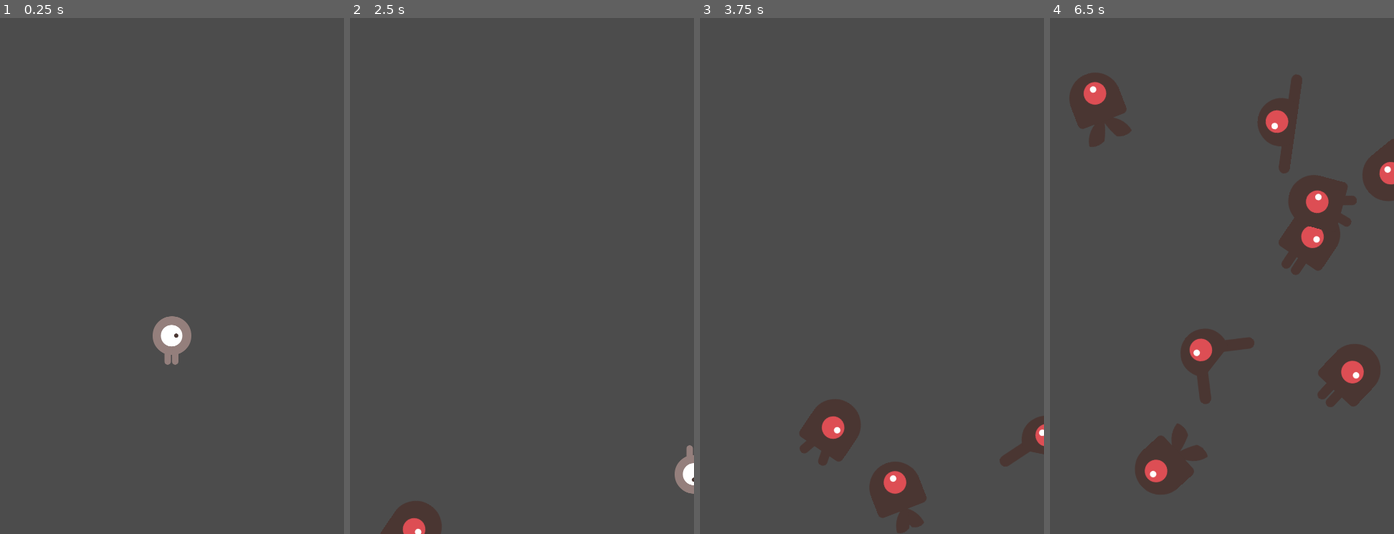
Above: before the commit, frames 1-4 (left to right).
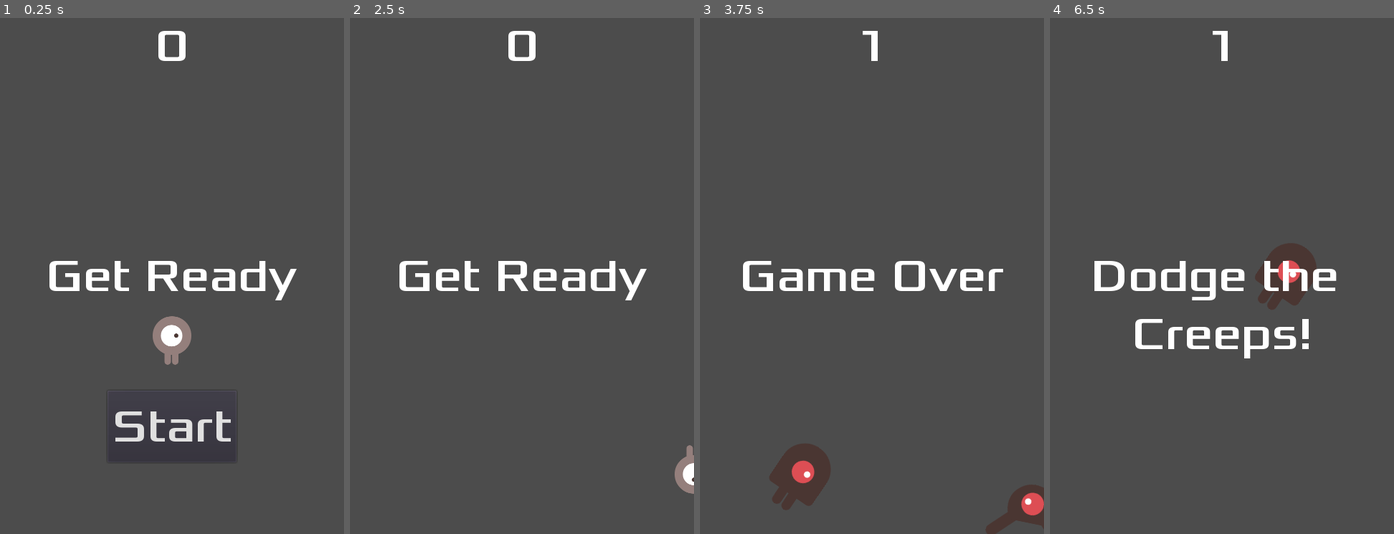
Above: after the commit, the same moments.

Repository: josh-mchugh/godot-dodge-the-creeps
Game: Godot game, scene res://Main.tscn
Two runs of this game, one before a commit and one after it. Both use one fixed random seed, a clock stepped at 60 frames per second and the inputs below.
Inputs (mouse positions are in pixels of both pictures, inside the frame that each line leads up to):
- Up to frame 1 (0.25 s): no input
- Up to frame 2 (2.5 s): click (522, 425) at 0.5 s, where only the run after the commit has a clickable "Start"; tap Enter at 1.25 s; hold Right (move_right) 1.28-2.03 s; hold Down (move_down) from 2.03 s (still down)
- Up to frame 3 (3.75 s): release Down (move_down) at 2.78 s; hold Right (move_right) 2.78-3.53 s; hold Up (move_up) from 3.53 s (still down)
- Up to frame 4 (6.5 s): release Up (move_up) at 4.28 s; hold Left (move_left) 4.28-5.78 s; hold Down (move_down) from 5.78 s (still down)

The runs differ from the first frame. In frame 1, 2.8% of the frame differs, in the area x 14-87%, y 2-83%; in frame 2, 2.8%; in frame 3, 7.5%; in frame 4, 14%, in the area x 5-100%, y 2-93%.

Commit message:
Added Mob scene to group 'mobs' to be removed on new game via Main code

Diff:
--- a/Main.gd
+++ b/Main.gd
@@ -21,18 +21,22 @@
 func game_over():
 	$ScoreTimer.stop()
 	$MobTimer.stop()
+	$HUD.show_game_over()
 
 func new_game():
 	score = 0
+	get_tree().call_group("mobs", "queue_free")
+	$HUD.update_score(score)
+	$HUD.show_message("Get Ready")
 	$Player.start($StartPosition.position)
 	$StartTimer.start()
 
 func _on_Player_hit():
-	pass # Replace with function body.
+	game_over()
 
 func _on_ScoreTimer_timeout():
 	score += 1
-
+	$HUD.update_score(score)
 
 func _on_StartTimer_timeout():
 	$MobTimer.start()
--- a/Main.tscn
+++ b/Main.tscn
@@ -1,8 +1,9 @@
-[gd_scene load_steps=5 format=2]
+[gd_scene load_steps=6 format=2]
 
 [ext_resource path="res://Player.tscn" type="PackedScene" id=1]
 [ext_resource path="res://Main.gd" type="Script" id=2]
 [ext_resource path="res://Mob.tscn" type="PackedScene" id=3]
+[ext_resource path="res://HUD.tscn" type="PackedScene" id=4]
 
 [sub_resource type="Curve2D" id=1]
 _data = {
@@ -34,7 +35,10 @@
 position = Vector2( 1, 0 )
 rotation = 0.00414935
 
+[node name="HUD" parent="." instance=ExtResource( 4 )]
+
 [connection signal="hit" from="Player" to="." method="_on_Player_hit"]
 [connection signal="timeout" from="MobTimer" to="." method="_on_MobTimer_timeout"]
 [connection signal="timeout" from="ScoreTimer" to="." method="_on_ScoreTimer_timeout"]
 [connection signal="timeout" from="StartTimer" to="." method="_on_StartTimer_timeout"]
+[connection signal="start_game" from="HUD" to="." method="new_game"]
--- a/Mob.tscn
+++ b/Mob.tscn
@@ -30,7 +30,7 @@
 radius = 36.0
 height = 31.0
 
-[node name="RigidBody2D" type="RigidBody2D"]
+[node name="RigidBody2D" type="RigidBody2D" groups=["mobs"]]
 collision_mask = 0
 gravity_scale = 0.0
 script = ExtResource( 7 )
